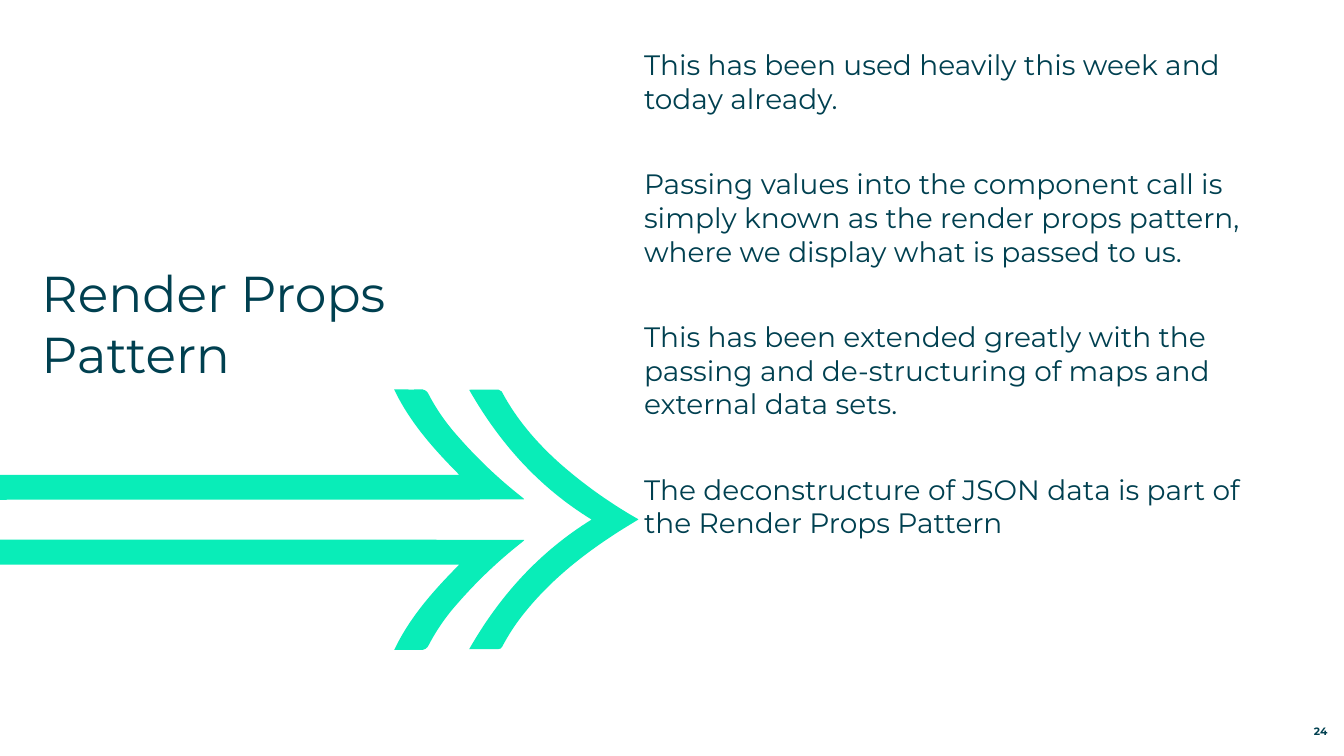
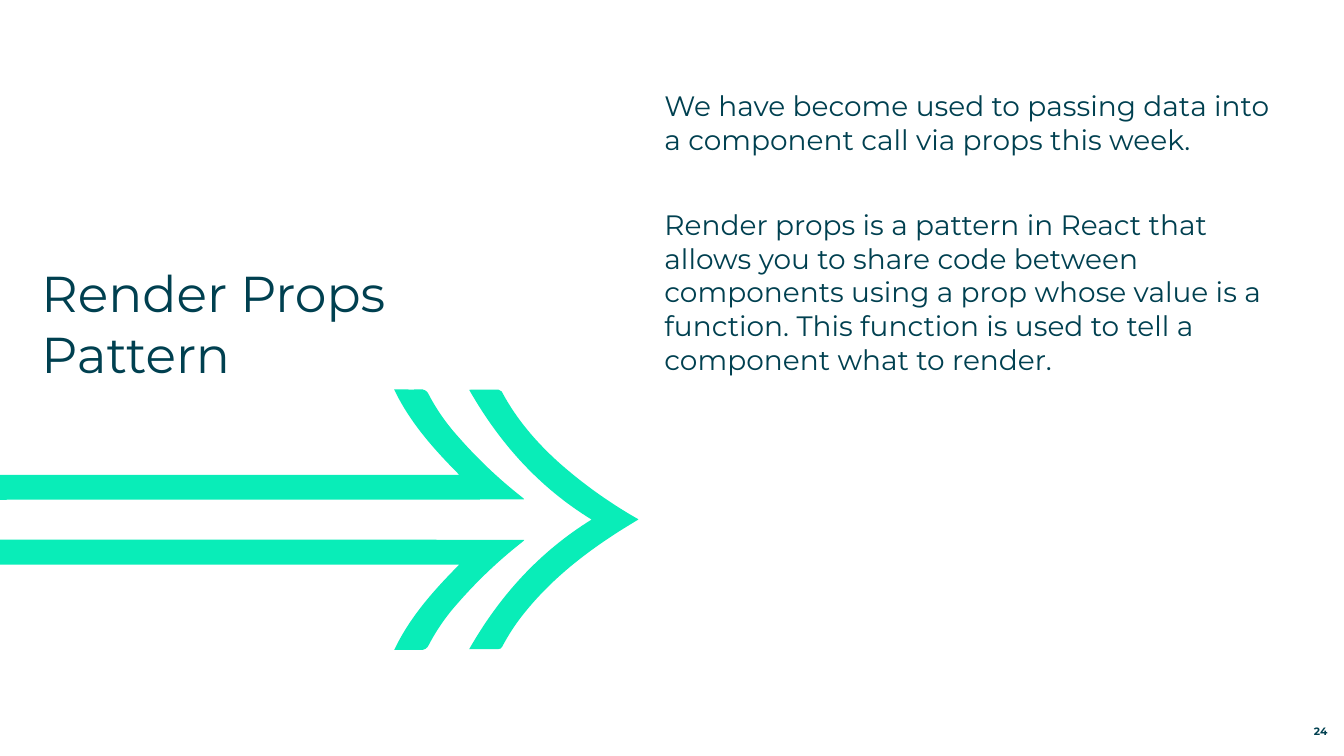
Before and after one commit to AndySmithQA/QAADVREACTJS-Tutor, a slide deck: slide 24 of Day5/5-Patterns.pptx. Drawn at 1344x756 pixels with LibreOffice and Linux fonts; fonts in the diff are those of the drawing. Boxes give left, top, right and bottom in pixels: in the first picture for what was removed or moved away, otherwise in the second. Text is boxed around its words. In the diff, an @@ line names an element or a change of style, - is before the commit and + after.

Commit message:
RenderProps addition to day 5

```diff
--- a/Day5/5-Patterns.pptx
+++ b/Day5/5-Patterns.pptx
@@ text at bbox=[664, 95, 1269, 376]: text changed @@
-This has been used heavily this week and today already.
-Passing values into the component call is simply known as the render props pattern, where we display what is passed to us.
-This has been extended greatly with the passing and de-structuring of maps and external data sets.
-The deconstructure of JSON data is part of the Render Props Pattern
+We have become used to passing data into a component call via props this week.
+Render props is a pattern in React that allows you to share code between components using a prop whose value is a function. This function is used to tell a component what to render.
```
Also in this commit, not shown: 4 slides added, 14 other files.
